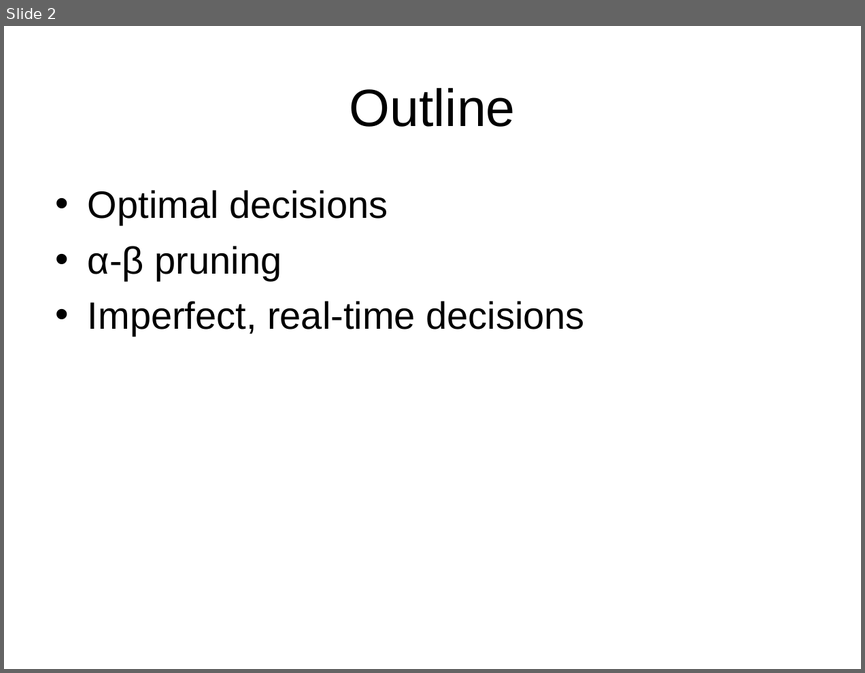
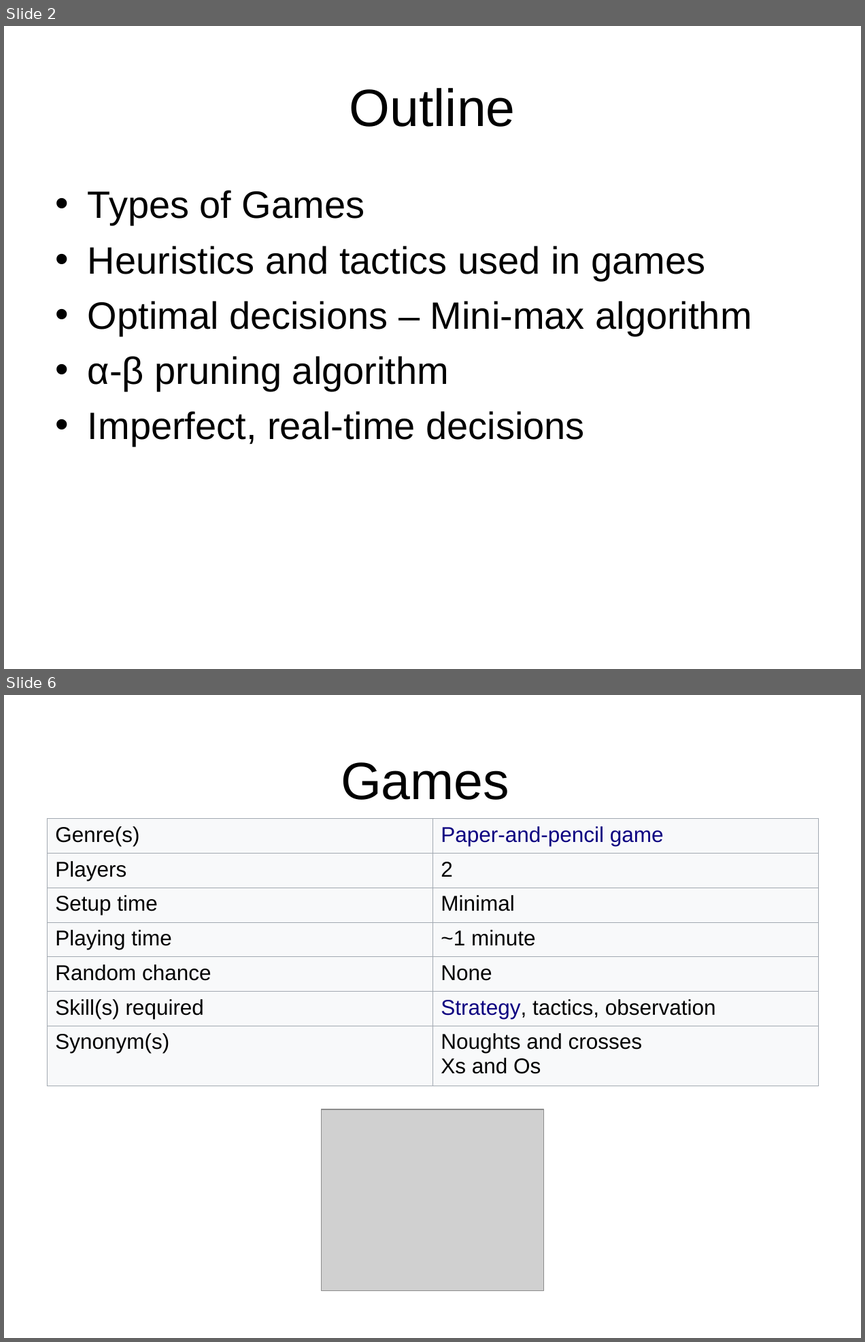
Before and after one commit to Rafi-afridi/Artificial_intelligence, a slide deck: Book slides/m6-game.ppt. Shown one above the other, each under a label of ours: slide 2 before the commit, slides 2 and 6 after it; the slides between them are not shown. The pictures are 865x673 and 865x1342 pixels, drawn with LibreOffice and Linux fonts; fonts in the diff are those of the drawing; grey boxes stand for pictures. Boxes give left, top, right and bottom in pixels: in the first picture for what was removed or moved away, otherwise in the second. Text is boxed around its words. In the diff, an @@ line names an element or a change of style, - is before the commit and + after.

```diff
--- a/Book slides/m6-game.ppt
+++ b/Book slides/m6-game.ppt
@@ slide 6 added at box(4, 695, 861, 1338), background #FFFFFF @@
@@ title added at box(341, 762, 509, 800), 44 pt, text #000000 @@
+Games
@@ table added at box(47, 818, 818, 1084), 7 rows, 2 columns @@
+Genre(s) | Paper-and-pencil game
+Players | 2
+Setup time | Minimal
+Playing time | ~1 minute
+Random chance | None
+Skill(s) required | Strategy, tactics, observation
+Synonym(s) | Noughts and crosses Xs and Os
@@ picture added at box(321, 1109, 543, 1289) @@
@@ slide 2 changed as well @@
@@ text at box(88, 190, 751, 391): text changed @@
-• Optimal decisions
-• α-β pruning
+• Types of Games
+• Heuristics and tactics used in games
+• Optimal decisions – Mini-max algorithm
+• α-β pruning algorithm
```
Also in this commit, not shown: 2 other slides changed, 21 other slides added, 15 slides removed, 15 other files.
